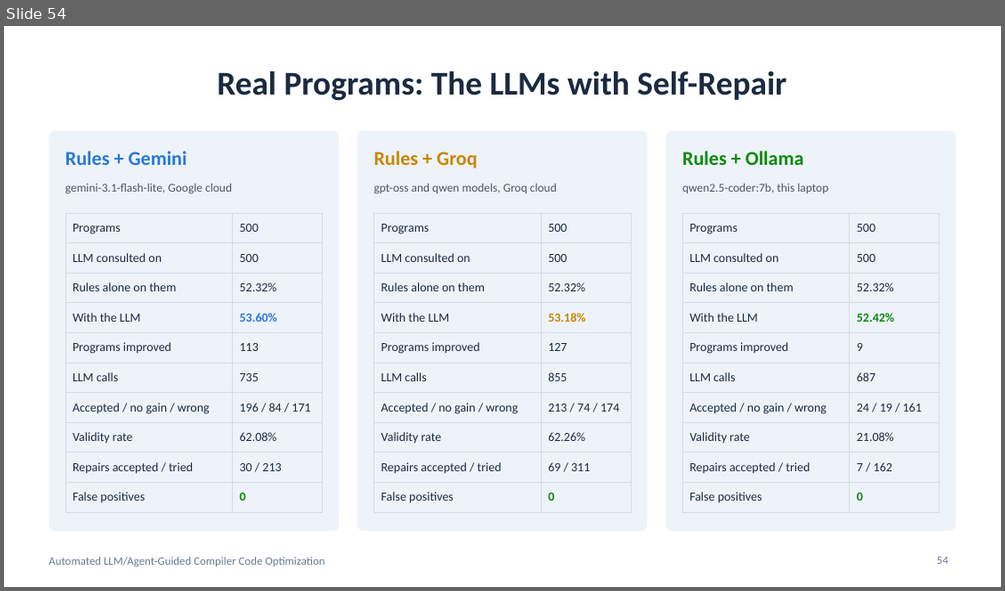
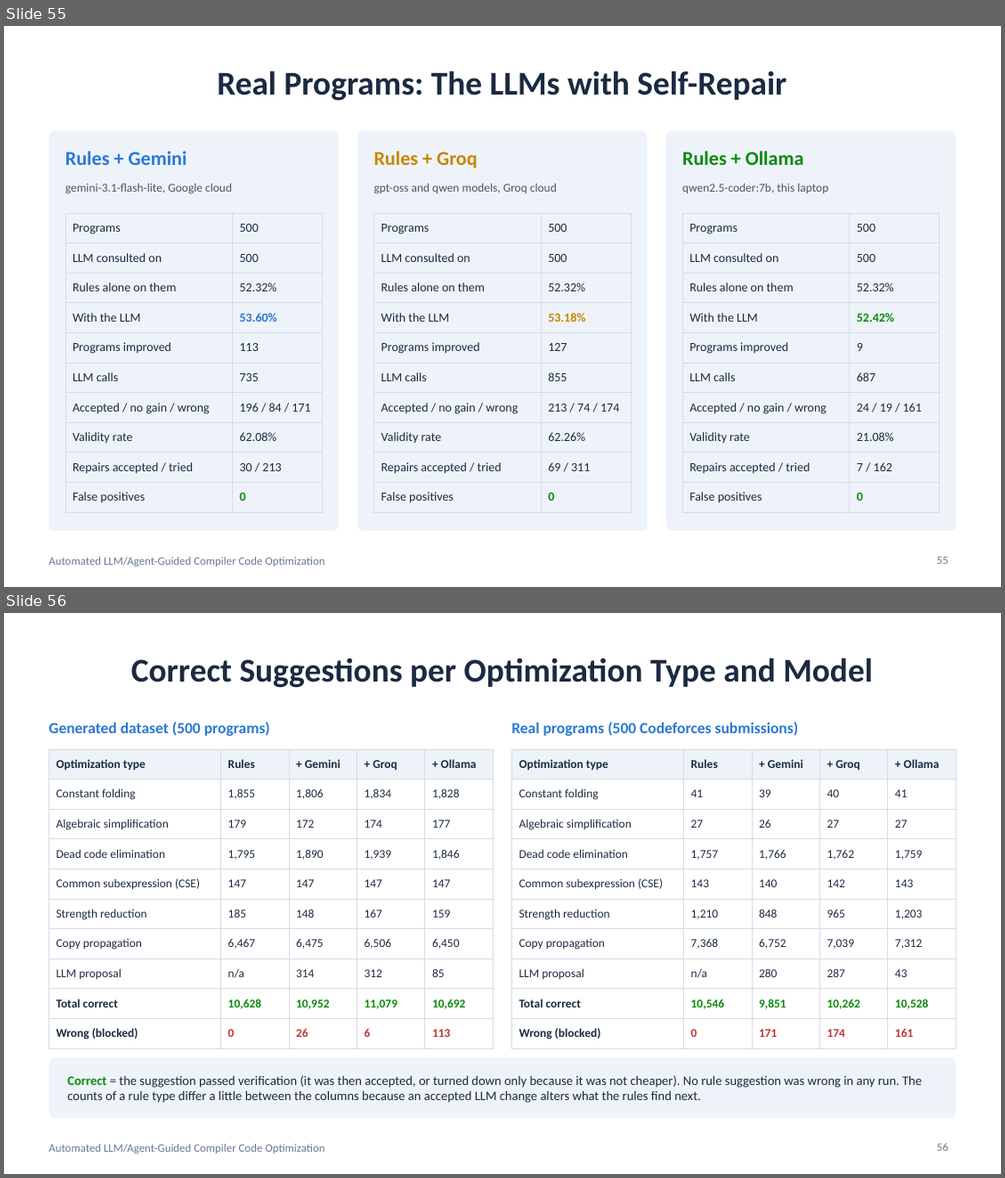
Before and after one commit to adarshhsharmaa-rgb/LLM-based-Compiler-Code-Optimization, a slide deck: project_ppt_24bce2972_review3.pptx. Shown one above the other, each under a label of ours: slide 54 before the commit, slides 55 and 56 after it. The pictures are 1005x591 and 1005x1178 pixels, drawn with LibreOffice and Linux fonts; fonts in the diff are those of the drawing. Boxes give left, top, right and bottom in pixels: in the first picture for what was removed or moved away, otherwise in the second. Text is boxed around its words. In the diff, an @@ line names an element or a change of style, - is before the commit and + after.

```diff
--- a/project_ppt_24bce2972_review3.pptx
+++ b/project_ppt_24bce2972_review3.pptx
@@ slide 56 added at box(4, 613, 1001, 1174), background #FFFFFF; not listed: 1 template element that a slide beside it also shows @@
@@ title added at box(131, 657, 873, 688), 32 pt, text #1B2A41, bold @@
+Correct Suggestions per Optimization Type and Model
@@ text added at box(48, 722, 270, 736), 15 pt, text #2A78D6, bold @@
+Generated dataset (500 programs)
@@ text added at box(511, 722, 799, 736), 15 pt, text #2A78D6, bold @@
+Real programs (500 Codeforces submissions)
@@ table added at box(48, 749, 493, 1048), 10 rows, 5 columns @@
+Optimization type | Rules | + Gemini | + Groq | + Ollama
+Constant folding | 1,855 | 1,806 | 1,834 | 1,828
+Algebraic simplification | 179 | 172 | 174 | 177
+Dead code elimination | 1,795 | 1,890 | 1,939 | 1,846
+Common subexpression (CSE) | 147 | 147 | 147 | 147
+Strength reduction | 185 | 148 | 167 | 159
+Copy propagation | 6,467 | 6,475 | 6,506 | 6,450
+LLM proposal | n/a | 314 | 312 | 85
+Total correct | 10,628 | 10,952 | 11,079 | 10,692
+Wrong (blocked) | 0 | 26 | 6 | 113
@@ table added at box(512, 749, 956, 1048), 10 rows, 5 columns @@
+Optimization type | Rules | + Gemini | + Groq | + Ollama
+Constant folding | 41 | 39 | 40 | 41
+Algebraic simplification | 27 | 26 | 27 | 27
+Dead code elimination | 1,757 | 1,766 | 1,762 | 1,759
+Common subexpression (CSE) | 143 | 140 | 142 | 143
+Strength reduction | 1,210 | 848 | 965 | 1,203
+Copy propagation | 7,368 | 6,752 | 7,039 | 7,312
+LLM proposal | n/a | 280 | 287 | 43
+Total correct | 10,546 | 9,851 | 10,262 | 10,528
+Wrong (blocked) | 0 | 171 | 174 | 161
@@ rounded rectangle added at box(48, 1058, 956, 1118), fill #EEF3FA @@
@@ text added at box(67, 1075, 922, 1103), 12.5 pt, text #1B2A41 @@
+Correct = the suggestion passed verification (it was then accepted, or turned down only because it was not cheaper). No rule suggestion was wrong in any run. The counts of a rule type differ a little between the columns because an accepted LLM change alters what the rules find next.
@@ page number added at box(937, 1143, 948, 1151), 11 pt, text #6B7A90 @@
+56
@@ what was slide 54 is now slide 55 @@
@@ page number at box(937, 556, 948, 564): text changed @@
-54
+55
```
Also in this commit, not shown: 4 slides changed, 3 other slides added, 17 other files.
